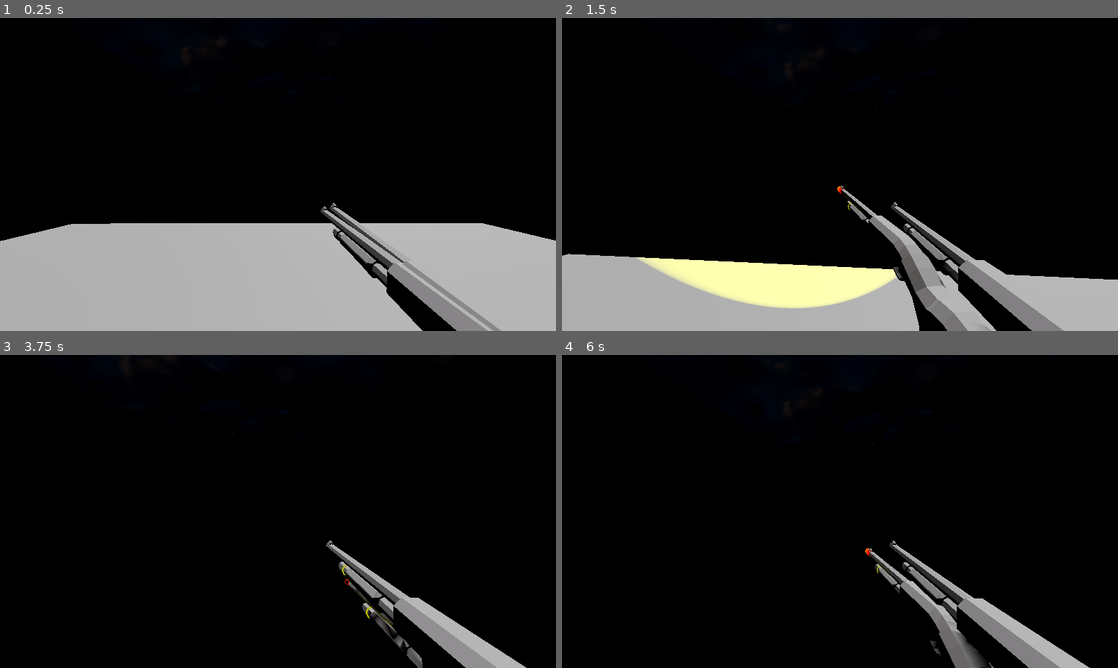
Above: before the commit, frames 1-4 (two rows, left to right).
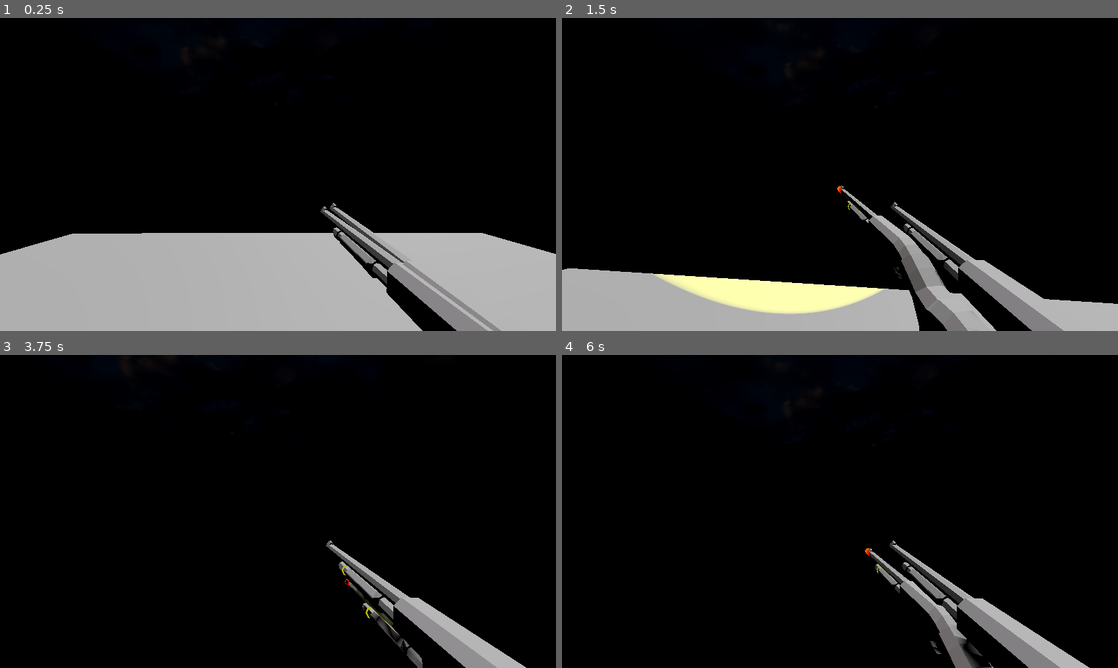
Above: after the commit, the same moments.

Repository: Hanodev/12-Gauge-Fishing-Rod
Game: Godot game, scene res://main.tscn
The game is run twice, just before and just after one commit, with the same random seed, the same clock (stepped at 60 frames per second) and the same inputs.
Inputs (mouse positions are in pixels of both pictures, inside the frame that each line leads up to):
- Up to frame 1 (0.25 s): no input
- Up to frame 2 (1.5 s): tap Enter at 0.5 s; move the mouse to (867, 174) at 0.52 s; press the mouse at (867, 174) at 0.53 s; hold W (Forward) from 0.53 s (still down); tap F (Interact) at 0.6 s; tap Space (Jump) at 0.77 s; move the mouse to (812, 174) at 1.27 s; release the mouse at (812, 174) at 1.28 s; click (812, 174) at 1.35 s
- Up to frame 3 (3.75 s): keep holding W (Forward); tap Space (Jump) at 1.52, 3.02 s; tap F (Interact) at 1.55, 2.1, 3.05 s; move the mouse to (289, 505) at 2.02 s; press the mouse at (289, 505) at 2.03 s; move the mouse to (272, 517) at 2.77 s; release the mouse at (272, 517) at 2.78 s; click (272, 517) at 2.85 s; move the mouse to (316, 514) at 3.52 s; press the mouse at (316, 514) at 3.53 s; right-click (316, 514) at 3.6 s
- Up to frame 4 (6 s): tap Space (Jump) at 3.77, 4.52 s; move the mouse to (795, 508) at 4.27 s; release the mouse at (795, 508) at 4.28 s; tap E (Special) at 4.35 s; tap F (Interact) at 4.55, 5.1 s; move the mouse to (845, 511) at 5.02 s; press the mouse at (845, 511) at 5.03 s; move the mouse to (817, 505) at 5.77 s; release W (Forward) at 5.78 s; release the mouse at (817, 505) at 5.78 s; hold D (Right) from 5.78 s (still down); click (817, 505) at 5.85 s

The runs differ from the first frame. In frame 1, 3.1% of the frame differs, in the area x 0-100%, y 65-76%; in frame 2, 5.6%, in the area x 0-100%, y 75-100%; in frame 3, 0.1%; in frame 4, 0.3%.

Commit message:
added a Pier

Diff:
--- /dev/null
+++ b/12-gauge-fishing-rod/asset/textures/PrototypeMaterial.tres
@@ -0,0 +1,9 @@
+[gd_resource type="StandardMaterial3D" load_steps=2 format=3 uid="uid://dym4g5feu81o"]
+
+[ext_resource type="Texture2D" uid="uid://du8ogdpkta2cc" path="res://asset/textures/img/prototype_texture.png" id="1_rddjx"]
+
+[resource]
+albedo_texture = ExtResource("1_rddjx")
+metallic_specular = 0.0
+uv1_scale = Vector3(0.25, 0.25, 0.25)
+uv1_triplanar = true
--- a/12-gauge-fishing-rod/main/fish/essential/fish.gd
+++ b/12-gauge-fishing-rod/main/fish/essential/fish.gd
@@ -69,8 +69,8 @@
 	await get_tree().create_timer(.5).timeout
 	is_whipped = false
 
-func pulled(STRENGTH):
+func pulled(PULL_STRENGTH: float) -> void:
 	if is_whipped:
 		return
-	velocity.x = target_position.x * -STRENGTH
-	velocity.z = target_position.z * -STRENGTH
+	velocity.x = target_position.x * -PULL_STRENGTH
+	velocity.z = target_position.z * -PULL_STRENGTH
--- /dev/null
+++ b/12-gauge-fishing-rod/main/functionality/interaction/interactable.gd
@@ -0,0 +1,29 @@
+@icon("res://visuals/icons/usable.svg")
+class_name Interactable
+extends Area3D
+
+signal interacted()
+signal hovered()
+signal unhovered()
+
+@export var auto_configure:= true ## Configures it's Layer Masks
+@export var single_interaction_only:= false ## If True, only works Once
+
+func _ready() -> void:
+	if auto_configure:
+		set_collision_layer_value(6,true)
+		set_collision_mask_value(1,false)
+
+func interact():
+	interacted.emit()
+	if single_interaction_only:
+		set_block_signals(true)
+
+func uninteract():
+	pass
+
+func hover():
+	hovered.emit()
+
+func unhover():
+	unhovered.emit()
--- /dev/null
+++ b/12-gauge-fishing-rod/main/functionality/interaction/interactor.gd
@@ -0,0 +1,56 @@
+class_name Interactor
+extends RayCast3D
+
+signal interaction_detected()
+signal interaction_undetected()
+signal interactable_interacted()
+
+var interact_body: Interactable
+
+func _input(_event: InputEvent) -> void:
+	# Check for interaction input
+	if not interact_body: return
+	if Input.is_action_just_pressed(&"Interact"):
+		interact_body.interact()
+
+func _process(_delta: float) -> void:
+	if is_colliding():
+		_handle_collision()
+	else:
+		_handle_no_collision()
+
+func _handle_collision() -> void:
+	var collider = get_collider()
+	if collider is Interactable:
+		if interact_body == null:
+			_set_new_interaction(collider)
+		elif interact_body != collider:
+			_change_interaction(collider)
+	else:
+		if is_instance_valid(interact_body):
+			_end_interaction()
+
+func _handle_no_collision() -> void:
+	if is_instance_valid(interact_body):
+		_end_interaction()
+
+func _set_new_interaction(new_interactable: Interactable) -> void:
+	interact_body = new_interactable
+	new_interactable.hover()
+	interaction_detected.emit(interact_body)
+
+func _change_interaction(new_interactable: Interactable) -> void:
+	interact_body.unhover()
+	interaction_undetected.emit(interact_body)
+	_set_new_interaction(new_interactable)
+
+func _end_interaction() -> void:
+	interaction_undetected.emit(interact_body)
+	interact_body.unhover()
+	interact_body = null
+
+func check_for_collision() -> void:
+	if is_colliding():
+		var collider = get_collider()
+		if collider is Interactable:
+			interaction_detected.emit(collider)
--- a/12-gauge-fishing-rod/main/player.tscn
+++ b/12-gauge-fishing-rod/main/player.tscn
@@ -1,10 +1,11 @@
-[gd_scene load_steps=32 format=3 uid="uid://cam4bh1ds81ys"]
+[gd_scene load_steps=33 format=3 uid="uid://cam4bh1ds81ys"]
 
 [ext_resource type="Script" uid="uid://th58mqtf3yv3" path="res://main/player.gd" id="1_ou4ca"]
 [ext_resource type="Script" uid="uid://doxjjxmpshdng" path="res://main/weaponry/essential/equipment_handler.gd" id="2_4v151"]
 [ext_resource type="Script" uid="uid://cn5ac81pxi3am" path="res://asset/juice/shaker.gd" id="2_lat6o"]
 [ext_resource type="Script" uid="uid://bmxbe0suv76bg" path="res://main/camera.gd" id="3_5ar6u"]
 [ext_resource type="PackedScene" uid="uid://cvv5w7qvfkqsr" path="res://main/weaponry/gun/short_barrel.tscn" id="3_lat6o"]
+[ext_resource type="Script" uid="uid://7om8331fswfc" path="res://main/functionality/interaction/interactor.gd" id="4_bsjl6"]
 [ext_resource type="Shader" uid="uid://cfhm3rsqlbmlq" path="res://asset/shader/canvas/anime_lines.gdshader" id="5_pi8k8"]
 [ext_resource type="Script" uid="uid://dw0hnq7yosqa7" path="res://main/weaponry/essential/rod.gd" id="6_1vr6g"]
 [ext_resource type="Shader" uid="uid://b5fa5uqmflay7" path="res://asset/shader/spatial/fire3d.gdshader" id="7_bsjl6"]
@@ -267,6 +268,7 @@
 shape = SubResource("CapsuleShape3D_oul6g")
 
 [node name="CameraPivot" type="Node3D" parent="."]
+transform = Transform3D(1, 0, 0, 0, 1, 0, 0, 0, 1, 0, 0.599141, 0)
 script = ExtResource("2_lat6o")
 camera_shake = true
 noise = SubResource("FastNoiseLite_lat6o")
@@ -279,6 +281,14 @@
 [node name="Camera3D" type="Camera3D" parent="CameraPivot/CameraHolder"]
 unique_name_in_owner = true
 script = ExtResource("3_5ar6u")
+
+[node name="Interactor" type="RayCast3D" parent="CameraPivot/CameraHolder/Camera3D"]
+target_position = Vector3(0, 0, -7)
+collision_mask = 32
+collide_with_areas = true
+collide_with_bodies = false
+script = ExtResource("4_bsjl6")
+metadata/_custom_type_script = "uid://7om8331fswfc"
 
 [node name="EquipmentHandler" type="Node3D" parent="CameraPivot/CameraHolder" node_paths=PackedStringArray("main_equipment")]
 script = ExtResource("2_4v151")
--- a/12-gauge-fishing-rod/main/weaponry/essential/rod.gd
+++ b/12-gauge-fishing-rod/main/weaponry/essential/rod.gd
@@ -4,7 +4,7 @@
 @export var hooked_fish : Fish
 var MIN_THRESHOLD := -1000
 var MAX_THRESHOLD := 1000
-var THRESHOLD := 0
+var THRESHOLD := 0.0
 var STRENGTH := 8
 var WHIPS := 0
 var counter := 0
@@ -65,4 +65,4 @@
 				WHIPS = 1
 			counter = 0
 
-	THRESHOLD = move_toward(THRESHOLD,0,delta)
+	THRESHOLD = move_toward(THRESHOLD,0.0,delta)
--- /dev/null
+++ b/12-gauge-fishing-rod/pier/pier.gd
@@ -0,0 +1,5 @@
+extends Node3D
+
+
+func _on_interactable_interacted() -> void:
+	get_tree().change_scene_to_file("res://main.tscn")
--- /dev/null
+++ b/12-gauge-fishing-rod/pier/pier.tscn
@@ -0,0 +1,147 @@
+[gd_scene load_steps=19 format=3 uid="uid://bfqr5yhkadvq2"]
+
+[ext_resource type="Script" uid="uid://cpombwg5x2yfr" path="res://pier/pier.gd" id="1_4i18c"]
+[ext_resource type="Shader" uid="uid://eferntvct0m" path="res://asset/shader/spatial/water3d.gdshader" id="1_f6fxw"]
+[ext_resource type="Material" uid="uid://dym4g5feu81o" path="res://asset/textures/PrototypeMaterial.tres" id="2_pslpi"]
+[ext_resource type="PackedScene" uid="uid://cam4bh1ds81ys" path="res://main/player.tscn" id="3_ikbm1"]
+[ext_resource type="PackedScene" uid="uid://djyjb6m68ha2" path="res://pier/boat/boat.tscn" id="4_g1mst"]
+[ext_resource type="Script" uid="uid://byuutftihx8lr" path="res://main/functionality/interaction/interactable.gd" id="6_5hto4"]
+
+[sub_resource type="ProceduralSkyMaterial" id="ProceduralSkyMaterial_ikbm1"]
+sky_horizon_color = Color(0.66224277, 0.6717428, 0.6867428, 1)
+ground_horizon_color = Color(0.66224277, 0.6717428, 0.6867428, 1)
+
+[sub_resource type="Sky" id="Sky_g1mst"]
+sky_material = SubResource("ProceduralSkyMaterial_ikbm1")
+
+[sub_resource type="Environment" id="Environment_4i18c"]
+background_mode = 2
+sky = SubResource("Sky_g1mst")
+tonemap_mode = 2
+glow_enabled = true
+
+[sub_resource type="FastNoiseLite" id="FastNoiseLite_f6fxw"]
+noise_type = 2
+fractal_type = 2
+fractal_octaves = 10
+
+[sub_resource type="NoiseTexture2D" id="NoiseTexture2D_pslpi"]
+noise = SubResource("FastNoiseLite_f6fxw")
+seamless = true
+as_normal_map = true
+
+[sub_resource type="FastNoiseLite" id="FastNoiseLite_pslpi"]
+
+[sub_resource type="NoiseTexture2D" id="NoiseTexture2D_ikbm1"]
+noise = SubResource("FastNoiseLite_pslpi")
+
+[sub_resource type="FastNoiseLite" id="FastNoiseLite_g1mst"]
+
+[sub_resource type="NoiseTexture2D" id="NoiseTexture2D_4i18c"]
+noise = SubResource("FastNoiseLite_g1mst")
+
+[sub_resource type="ShaderMaterial" id="ShaderMaterial_5hto4"]
+render_priority = 0
+shader = ExtResource("1_f6fxw")
+shader_parameter/sync_time = 0.0
+shader_parameter/wave_speed = 0.05
+shader_parameter/caustic_speed = 0.01
+shader_parameter/edge_fade_power = 2.0
+shader_parameter/transmittence = 0.04
+shader_parameter/h_dist_trans_weight = 3.0
+shader_parameter/transmit_color = Color(0, 0, 0, 1)
+shader_parameter/depth_fade = 0.3
+shader_parameter/depth_fade_distance = 5.0
+shader_parameter/surface_albedo = Color(0, 0, 0, 1)
+shader_parameter/surface_bottom = Color(0, 0, 0, 1)
+shader_parameter/opacity = 0.4
+shader_parameter/opacity_floor = 0.1
+shader_parameter/opacity_ceiling = 0.8
+shader_parameter/roughness = 0.4
+shader_parameter/height_scale = 0.77
+shader_parameter/amplitude1 = 8.325
+shader_parameter/amplitude2 = 1.19
+shader_parameter/vertex_noise_big = SubResource("NoiseTexture2D_ikbm1")
+shader_parameter/vertex_noise_big2 = SubResource("NoiseTexture2D_4i18c")
+shader_parameter/v_noise_tile = 200
+shader_parameter/normal_noise = SubResource("NoiseTexture2D_pslpi")
+shader_parameter/normal_noise_size = 2.56
+shader_parameter/normal_noise_speed = 0.03
+shader_parameter/v_normal_scale = 1.0
+shader_parameter/normal_map_w = 256
+shader_parameter/wobble_power = 0.01
+shader_parameter/sky_color = Color(0.6143918, 0.7543302, 0.7783351, 1)
+shader_parameter/foam_color = Color(0, 0, 0, 1)
+shader_parameter/foam_mask_size = 0.0
+shader_parameter/foam_mask_offset = Vector2(0, 0)
+shader_parameter/foam_wobble = 0.01
+shader_parameter/foam_wobble_size = 10.0
+shader_parameter/high_color = Color(0, 0, 0, 1)
+shader_parameter/low_color = Color(0, 0, 0, 1)
+shader_parameter/wave_color_range = 2.0
+shader_parameter/enable_fake_lighting = false
+shader_parameter/shine_strength = 0.17
+shader_parameter/shine_shininess = 18.0
+shader_parameter/shadow = 0.72
+shader_parameter/shadow_width = 0.18
+shader_parameter/shadow_color = Color(0.705, 0.705, 0.705, 0.705)
+shader_parameter/_specular_smoothness = 0.199
+shader_parameter/_specular_strength = 0.075
+shader_parameter/_glossiness = 0.067
+
+[sub_resource type="PlaneMesh" id="PlaneMesh_ckpw3"]
+material = SubResource("ShaderMaterial_5hto4")
+size = Vector2(100, 100)
+subdivide_width = 16
+subdivide_depth = 16
+
+[sub_resource type="SphereShape3D" id="SphereShape3D_ckpw3"]
+radius = 5.0
+
+[node name="Pier" type="Node3D"]
+script = ExtResource("1_4i18c")
+
+[node name="Environment" type="Node" parent="."]
+
+[node name="DirectionalLight3D" type="DirectionalLight3D" parent="Environment"]
+transform = Transform3D(-0.8660254, -0.43301278, 0.25, 0, 0.49999997, 0.86602545, -0.50000006, 0.75, -0.43301266, 0, 0, 0)
+shadow_enabled = true
+
+[node name="WorldEnvironment" type="WorldEnvironment" parent="Environment"]
+environment = SubResource("Environment_4i18c")
+
+[node name="Player" parent="." instance=ExtResource("3_ikbm1")]
+transform = Transform3D(1, 0, 0, 0, 1, 0, 0, 0, 1, 0, 17.664719, 18.61033)
+
+[node name="Stage" type="Node" parent="."]
+
+[node name="Water" type="MeshInstance3D" parent="Stage"]
+transform = Transform3D(1, 0, 0, 0, 1, 0, 0, 0, 1, 0, -9.811277, 0)
+mesh = SubResource("PlaneMesh_ckpw3")
+skeleton = NodePath("../..")
+
+[node name="CSGBox3D" type="CSGBox3D" parent="Stage"]
+transform = Transform3D(1, 0, 0, 0, 1, 0, 0, 0, 1, 0, -5.1870785, 24.925678)
+use_collision = true
+size = Vector3(100, 2, 40)
+material = ExtResource("2_pslpi")
+
+[node name="CSGBox3D2" type="CSGBox3D" parent="Stage"]
+transform = Transform3D(1, 0, 0, 0, 1, 0, 0, 0, 1, 0, -21.687078, 14.425678)
+use_collision = true
+size = Vector3(100, 31, 9)
+material = ExtResource("2_pslpi")
+
+[node name="Boat" parent="Stage" instance=ExtResource("4_g1mst")]
+transform = Transform3D(-0.6585976, 0, 0.75249535, 0, 1, 0, -0.75249535, 0, -0.6585976, 0, -4.7194805, 0)
+
+[node name="Interactable" type="Area3D" parent="Stage/Boat"]
+collision_layer = 0
+collision_mask = 0
+script = ExtResource("6_5hto4")
+metadata/_custom_type_script = "uid://byuutftihx8lr"
+
+[node name="CollisionShape3D" type="CollisionShape3D" parent="Stage/Boat/Interactable"]
+shape = SubResource("SphereShape3D_ckpw3")
+
+[connection signal="interacted" from="Stage/Boat/Interactable" to="." method="_on_interactable_interacted"]
Not shown, added: 12-gauge-fishing-rod/asset/textures/img/prototype_texture.png.import
Not shown, added: 12-gauge-fishing-rod/main/functionality/interaction/interactable.gd.uid
Not shown, added: 12-gauge-fishing-rod/main/functionality/interaction/interactor.gd.uid
Not shown, added: 12-gauge-fishing-rod/pier/pier.gd.uid
Not shown, added: 12-gauge-fishing-rod/LICENSE
